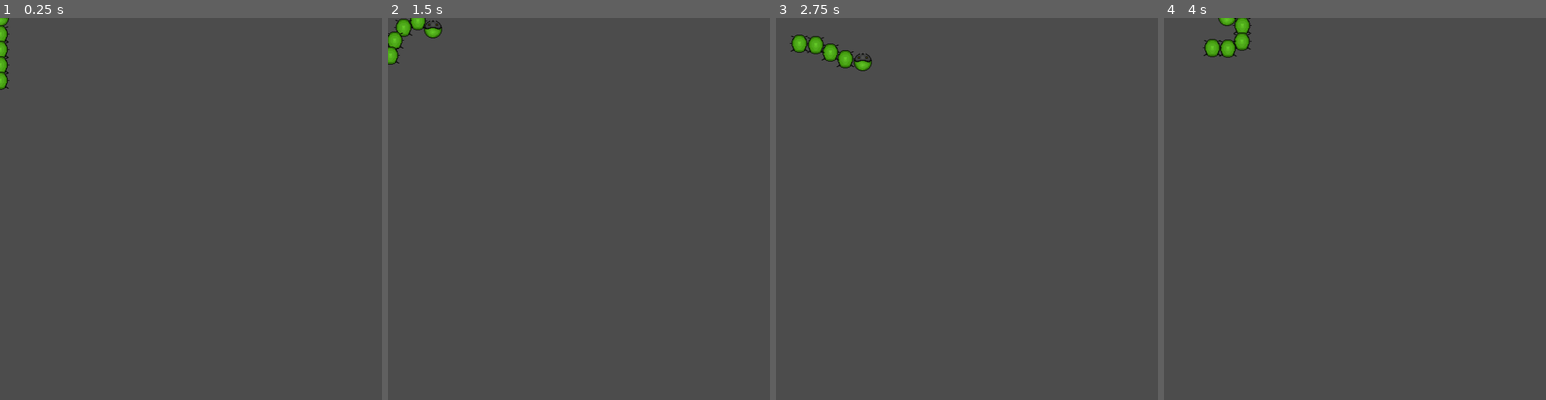
Above: before the commit, frames 1-4 (left to right).
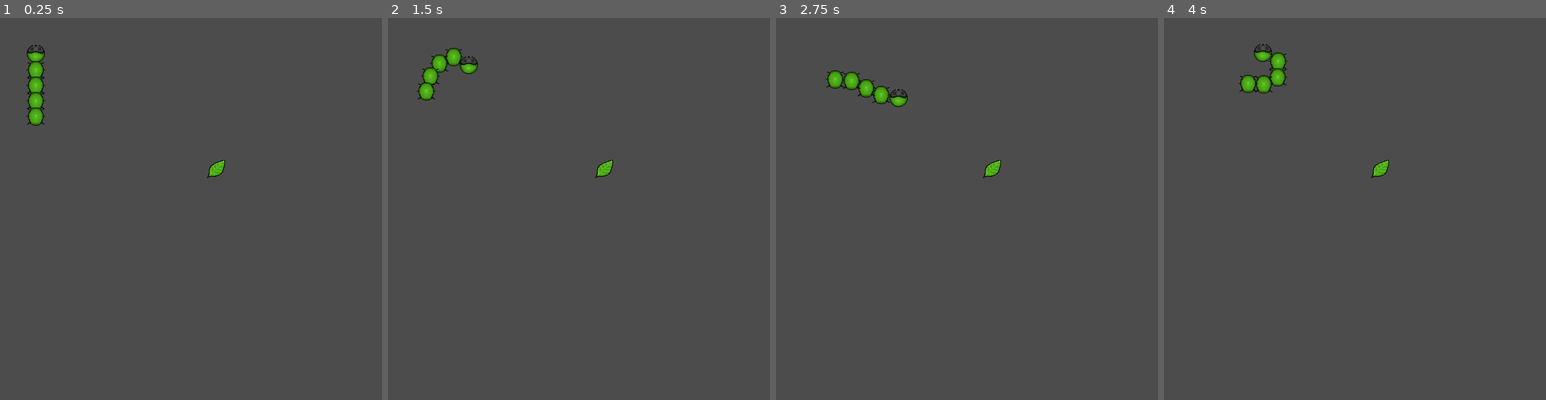
Above: after the commit, the same moments.

Repository: thatnick/grow-grow
Game: Godot game, scene res://scenes/test.tscn
The game is run twice, just before and just after one commit, with the same random seed, the same clock (stepped at 60 frames per second) and the same inputs. The project has no main scene, so this scene is started directly.
Inputs:
- Up to frame 1 (0.25 s): no input
- Up to frame 2 (1.5 s): tap Enter at 0.5 s; hold Right (ui_right) 0.53-1.28 s; hold Down (ui_down) from 1.28 s (still down)
- Up to frame 3 (2.75 s): release Down (ui_down) at 2.03 s; hold Right (ui_right) from 2.03 s (still down)
- Up to frame 4 (4 s): release Right (ui_right) at 2.78 s; hold Up (ui_up) 2.78-3.53 s; hold Left (ui_left) from 3.53 s (still down)

The runs differ from the first frame. In frame 1, 1.3% of the frame differs, in the area x 0-59%, y 0-42%; in frame 2, 1.6%; in frame 3, 1.7%, in the area x 3-59%, y 4-42%; in frame 4, 1.7%.

Commit message:
fix collectible.gd to extend Area2D

Diff:
--- a/scenes/player.tscn
+++ b/scenes/player.tscn
@@ -4,7 +4,7 @@
 [ext_resource path="res://scenes/PhysicHead.tscn" type="PackedScene" id=2]
 [ext_resource path="res://scripts/player.gd" type="Script" id=3]
 
-[node name="player" type="Node"]
+[node name="player" type="Node2D"]
 script = ExtResource( 3 )
 
 [node name="PhysicHead" parent="." instance=ExtResource( 2 )]
--- a/scenes/test.tscn
+++ b/scenes/test.tscn
@@ -1,7 +1,12 @@
-[gd_scene load_steps=2 format=2]
+[gd_scene load_steps=3 format=2]
 
 [ext_resource path="res://scenes/player.tscn" type="PackedScene" id=1]
+[ext_resource path="res://scenes/Collectable.tscn" type="PackedScene" id=2]
 
 [node name="Node2D" type="Node2D"]
 
+[node name="Collectable" parent="." instance=ExtResource( 2 )]
+position = Vector2( 363, 252 )
+
 [node name="player" parent="." instance=ExtResource( 1 )]
+position = Vector2( 60, 60 )
--- a/scripts/Collectable.gd
+++ b/scripts/Collectable.gd
@@ -1,4 +1,4 @@
-extends StaticBody2D
+extends Area2D
 
 var value = 1
 
